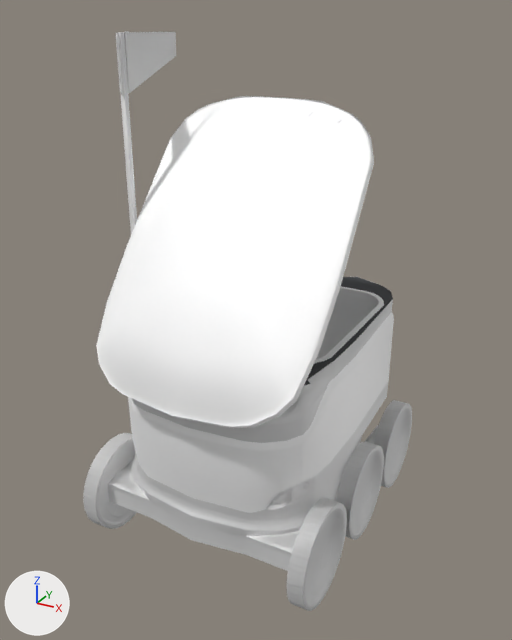
The Blender file models/e-model/e-model.blend: old version first, new version second.
Rendered twice from a camera (50 mm lens) standing at (8.77, -16.91, 14.31) and looking at (-0.43, -0.18, 5.95). Arrows for +X, +Y and +Z are at lower left; the lights stay in place. The first picture is the older version.

The first picture shows 'Basket', 'body front', 'body inside', 'body left', 'lid', 'robot', 'robot flag new', 'rocker-bogie', 'wheel back right', 'wheel front left', 'wheel front right', 'wheel middle right'.
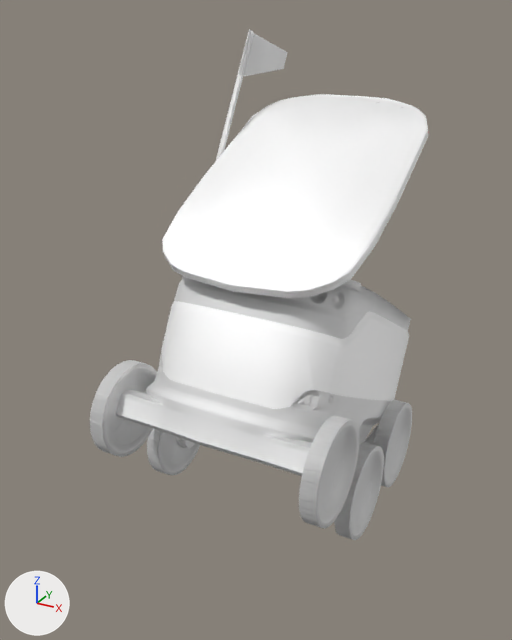
What the commit changed:
Object 'robot' (ob_robot) moves from (0.0, 0.0, 0.0) to (0.0, -0.59, 0.63).
Object 'robot' (ob_robot) turns from (90, 0, 0) to (60, 0, 0) degrees about x, y and z.
Object 'lid' (ob_lid) moves from (0.0, -4.93, 5.462) to (0.0, -4.928, 5.402).
Object 'lid' (ob_lid) turns from (141, 0, 0) to (147, 0, 0) degrees about x, y and z.
Object 'rocker-bogie' (ob_rocker_bogie) turns from (89, 0, 0) to (120, 0, 0) degrees about x, y and z.

What differs and where, as boxes [x1, y1, x2, y2] in the pictures (512 x 640 px):
'lid', moved, turned: before [96, 96, 374, 429]; after [162, 94, 428, 298]
'robot', moved, turned: before [108, 280, 393, 571]; after [116, 276, 411, 476]
'body front', moved, turned: before [128, 397, 304, 513]; after [161, 301, 341, 409]
'wheel front right', moved, turned: before [287, 498, 347, 611]; after [299, 416, 359, 529]
'body left', moved, turned: before [300, 312, 394, 483]; after [327, 311, 409, 401]
'wheel front left', moved, turned: before [83, 433, 137, 529]; after [90, 360, 157, 457]
'robot flag new', moved, turned: before [115, 31, 176, 234]; after [215, 29, 288, 162]
'wheel middle right', moved, turned: before [336, 442, 384, 540]; after [334, 442, 384, 540]
'Basket', moved, turned (not visible afterwards): before [203, 286, 384, 432]
'wheel back right', moved, turned: before [374, 400, 412, 488]; after [373, 400, 412, 487]
'wheel middle left', moved, turned (not visible before): after [147, 429, 200, 476]
'body inside', moved, turned (not visible afterwards): before [304, 277, 393, 385]
'rocker-bogie', moved, turned (mostly hidden): before [365, 425, 378, 444]; after [176, 425, 378, 450]
